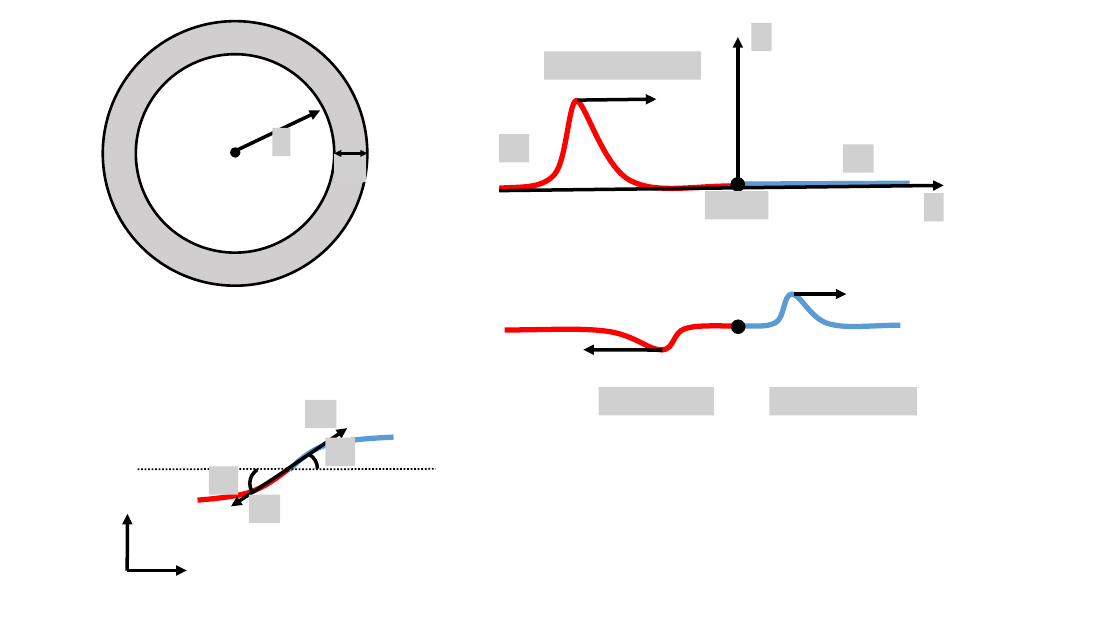
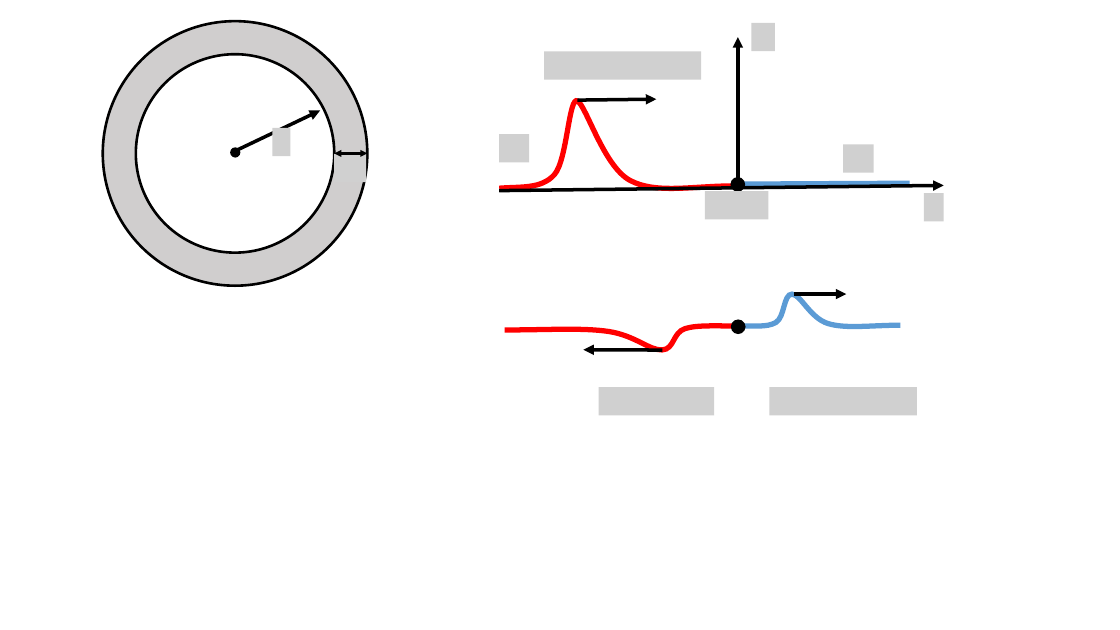
Before and after one commit to OSTP/PhysicsArtofModelling, a slide deck: slide 12 of tex/figures/Waves/Figures.pptx. Drawn at 1120x630 pixels with LibreOffice and Linux fonts; fonts in the diff are those of the drawing; grey boxes stand for pictures; background and template pictures are left out. Boxes give left, top, right and bottom in pixels: in the first picture for what was removed or moved away, otherwise in the second. Text is boxed around its words. In the diff, an @@ line names an element or a change of style, - is before the commit and + after.

```diff
--- a/tex/figures/Waves/Figures.pptx
+++ b/tex/figures/Waves/Figures.pptx
@@ picture resized from (x1=752, y1=23, x2=772, y2=51) to (x1=752, y1=23, x2=776, y2=51) @@
@@ group removed at (x1=127, y1=400, x2=436, y2=571): 4 arrows, 4 pictures, 2 freeform shapes, 2 lines, 2 arc (boxed as its full ellipse)s @@
```
Also in this commit, not shown: 1 slide added, 1 slide removed, 6 other files.
